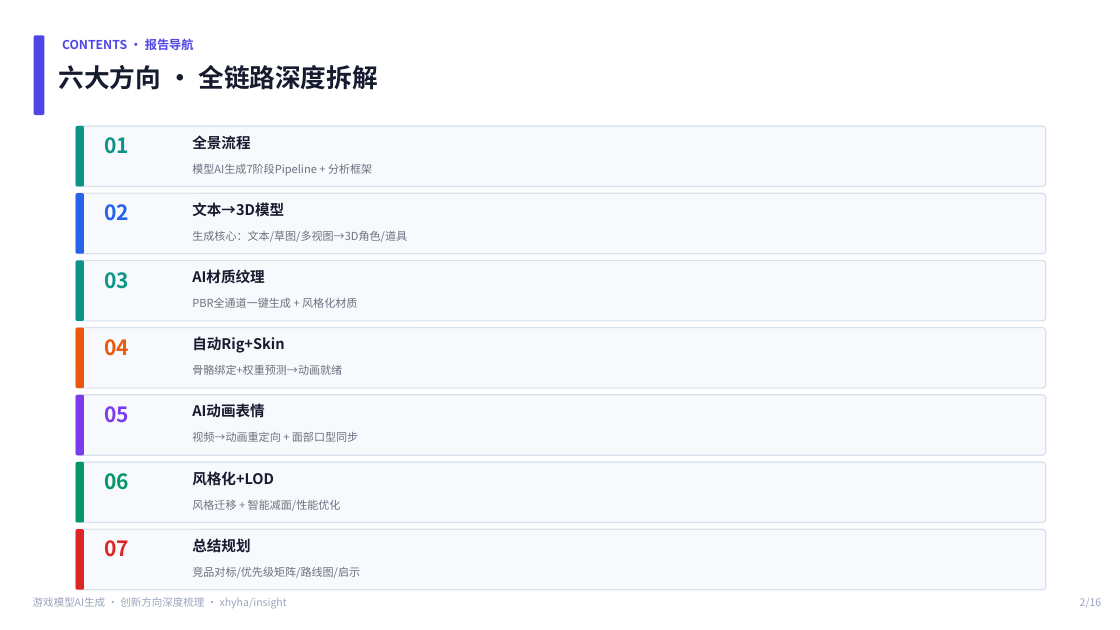
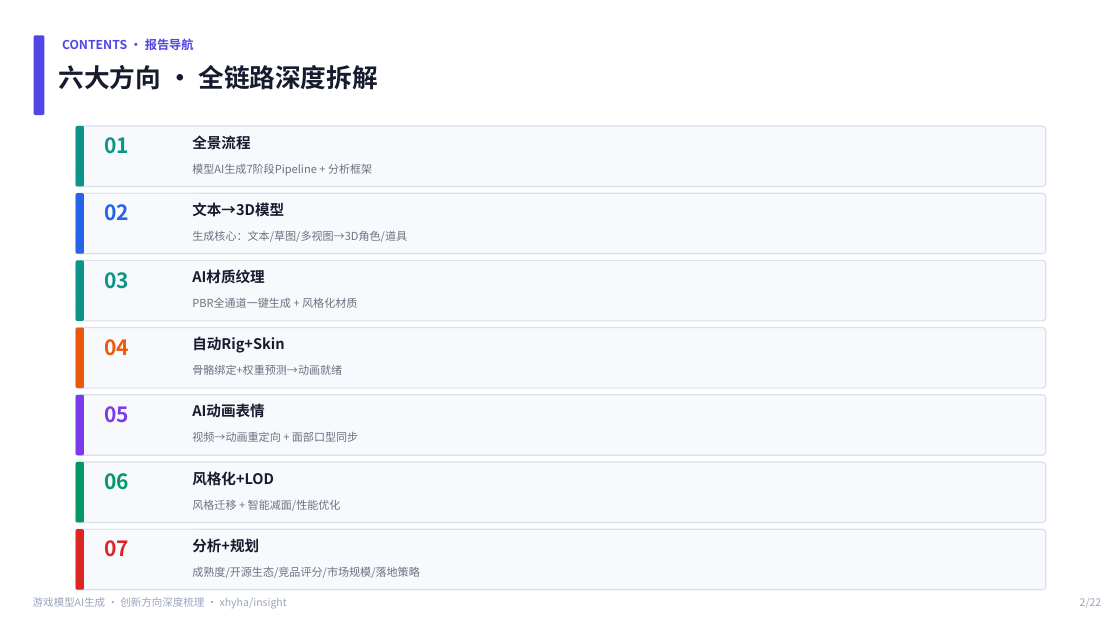
Before and after one commit to xhyha/insight, a slide deck: slide 2 of Game_Model_AI_Gen_Innovation.pptx. Drawn at 1120x630 pixels with LibreOffice and Linux fonts; fonts in the diff are those of the drawing. Boxes give left, top, right and bottom in pixels: in the first picture for what was removed or moved away, otherwise in the second. Text is boxed around its words. In the diff, an @@ line names an element or a change of style, - is before the commit and + after.

```diff
--- a/Game_Model_AI_Gen_Innovation.pptx
+++ b/Game_Model_AI_Gen_Innovation.pptx
@@ text at [192, 538, 259, 553]: text changed @@
-总结规划
+分析+规划
@@ text at [192, 566, 419, 578]: text changed @@
-竞品对标/优先级矩阵/路线图/启示
+成熟度/开源生态/竞品评分/市场规模/落地策略
@@ text at [1080, 598, 1102, 608]: text changed @@
-2/16
+2/22
```
Also in this commit, not shown: 15 other slides changed, 6 slides added.
